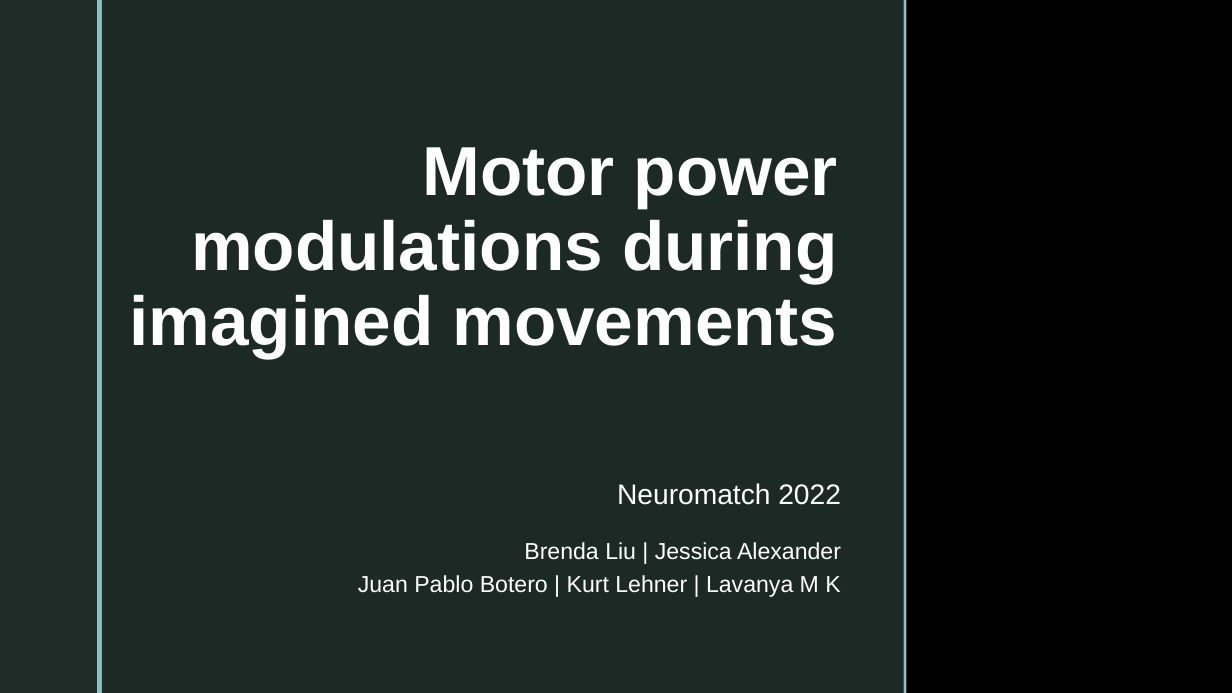
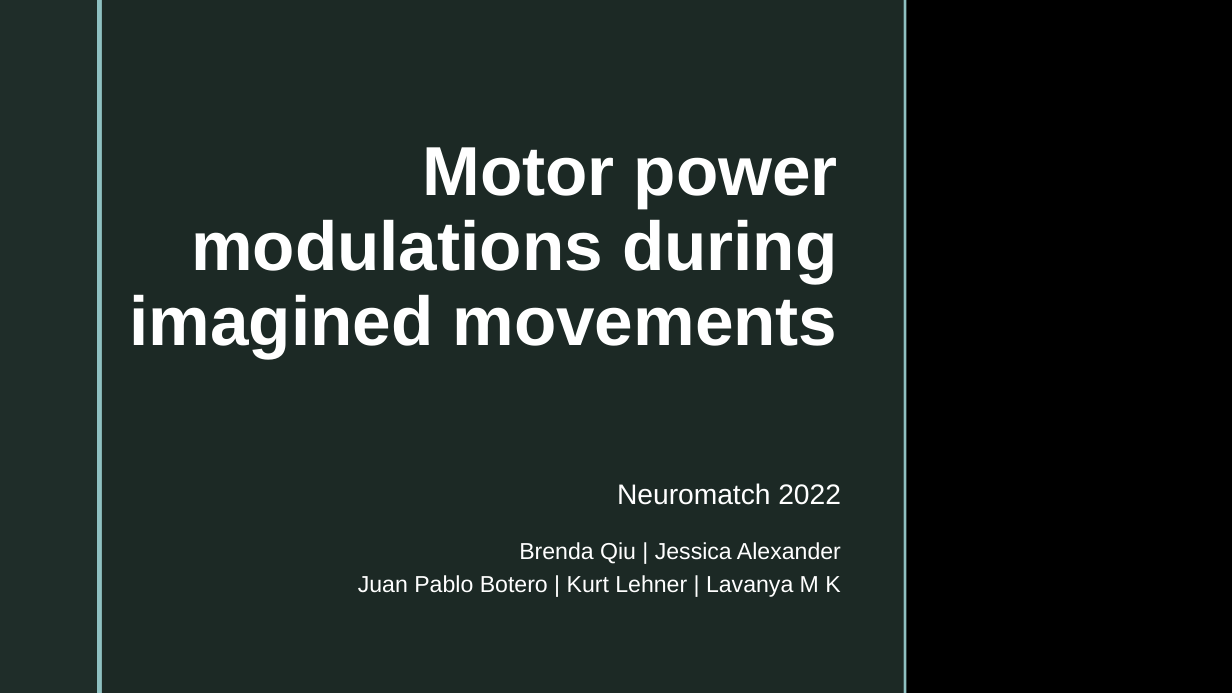
Before and after one commit to jessb0t/motorImagery, a slide deck: slide 1 of archive/project-summary.pptx. Drawn at 1232x693 pixels with LibreOffice and Linux fonts; fonts in the diff are those of the drawing; background and template pictures are left out. Boxes give left, top, right and bottom in pixels: in the first picture for what was removed or moved away, otherwise in the second. Text is boxed around its words. In the diff, an @@ line names an element or a change of style, - is before the commit and + after.

```diff
--- a/archive/project-summary.pptx
+++ b/archive/project-summary.pptx
@@ subtitle at (358,542,841,597): text changed @@
-Brenda Liu | Jessica Alexander
-Juan Pablo Botero | Kurt Lehner | Lavanya M K
+Brenda Qiu | Jessica Alexander
+Juan Pablo Botero | Kurt Lehner | Lavanya M K
```
Also in this commit, not shown: 1 other file.
